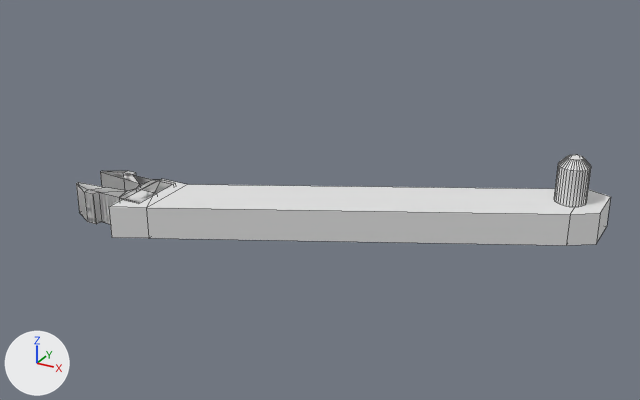
Renders of the Blender file spool_mount/blender/design2.blend from each side of a commit.
Rendered twice from a 50 mm lens placed at (5.16, -24.87, 11.15), pointed at (-6.92, -2.91, 0.17). Arrows for +X, +Y and +Z are at lower left; the lights stay in place. Mesh edges are drawn as thin lines. The same objects are shown in both versions, whatever each file hides.

The older version as bpy lines, for what is in view:
```python
me_cube_002 = bpy.data.meshes.new('Cube.002')
me_cube_002.from_pydata(...)  # 16 vertices, 14 faces; spans x -0.5..0.5, y -0.5..7.62, z 0.0..12.75
# before: 0 (-0.5, 0.0, 1.0), 2 (-0.5, 2.0, 1.0), 4 (0.5, 0.0, 1.0), 6 (0.5, 2.0, 1.0), 12 (-0.5, -0.5, 0.0)
# before: 13 (-0.5, 2.0, 0.0), 14 (0.5, -0.5, 0.0), 15 (0.5, 2.0, 0.0)
me_cube_020 = bpy.data.meshes.new('Cube.020')
me_cube_020.from_pydata(...)  # 53 vertices, 54 faces; spans x -0.01..0.01, y -0.021..0.0061, z -0.005..0.005
me_cylinder_009 = bpy.data.meshes.new('Cylinder.009')
me_cylinder_009.from_pydata(...)  # 96 vertices, 66 faces; spans x -1.88..1.88, y -1.88..1.87, z 0.0..1.88
ob_cube_005 = bpy.data.objects.new('Cube.005', me_cube_002)
ob_cube_005.location = (-11.75, -6.5, 0.0)
ob_cube_005.rotation_euler = (0.0, 1.571, 0.0)  # degrees (0, 90, 0)
_m = ob_cube_005.modifiers.new('Boolean', 'BOOLEAN')
_m.object = ob_cylinder_014
_m.operation = 'UNION'
_m.solver = 'FLOAT'
_m = ob_cube_005.modifiers.new('Boolean.001', 'BOOLEAN')
_m.object = ob_joinddouble_001
_m.operation = 'UNION'
_m.solver = 'FLOAT'
ob_cylinder_014 = bpy.data.objects.new('Cylinder.014', me_cylinder_009)
ob_cylinder_014.location = (0.0, 0.0, 0.0)
ob_cylinder_014.scale = (0.25, 0.25, 1.0)
ob_cylinder_014.hide_set(True)
ob_joinddouble_001 = bpy.data.objects.new('joindDouble.001', me_cube_020)
ob_joinddouble_001.location = (-11.75, -5.5, 0.0)
ob_joinddouble_001.rotation_euler = (3.142, 0.0, 1.571)  # degrees (180, 0, 90)
ob_joinddouble_001.scale = (-100.0, 100.0, 100.0)
```
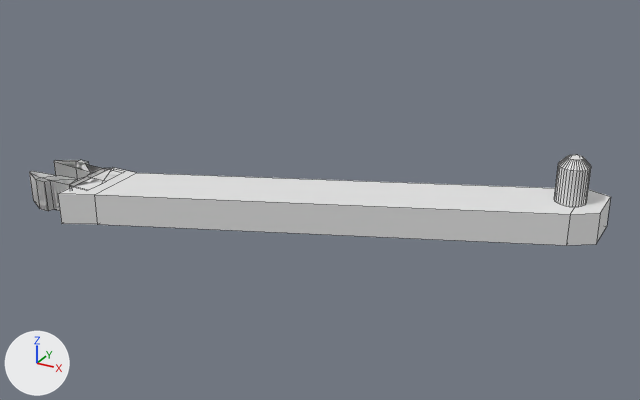
ob_cylinder_014 is not drawn itself; it is used by a modifier of ob_cube_006, ob_cube_005.

Pixel boxes [x1, y1, x2, y2] of what changed, in the pictures (640 x 400 px; the box of a moved part takes in the faces that stretch with it):
'Cube.005', reshaped, moved (9% wider): before [76, 155, 611, 245]; after [29, 155, 611, 245]
'joindDouble.001', moved: before [78, 171, 173, 223]; after [30, 160, 110, 208]
part 1 of me_cube_002, moved or reshaped: before [109, 179, 561, 245]; after [58, 168, 561, 245]

The edits, one by one:
me_cube_002 has 16 vertices, 14 faces and spans x -0.5..0.5, y -0.5..7.62, z 0.0..12.75.
me_cube_002 is used by ob_cube_005; location (-11.75, -6.5, 0.0); rotation (0.0, 1.571, 0.0), in degrees (0, 90, 0).
Part 1, on me_cube_002:
Vertices 0, 2, 4, 6, 12 to 15 of me_cube_002 move by (0.0, 0.0, -2.0).
Object 'joindDouble.001' (ob_joinddouble_001) moves from (-11.75, -5.5, 0.0) to (-13.75, -5.5, 0.0).
Object 'Cylinder.014' (ob_cylinder_014) is now shown.
